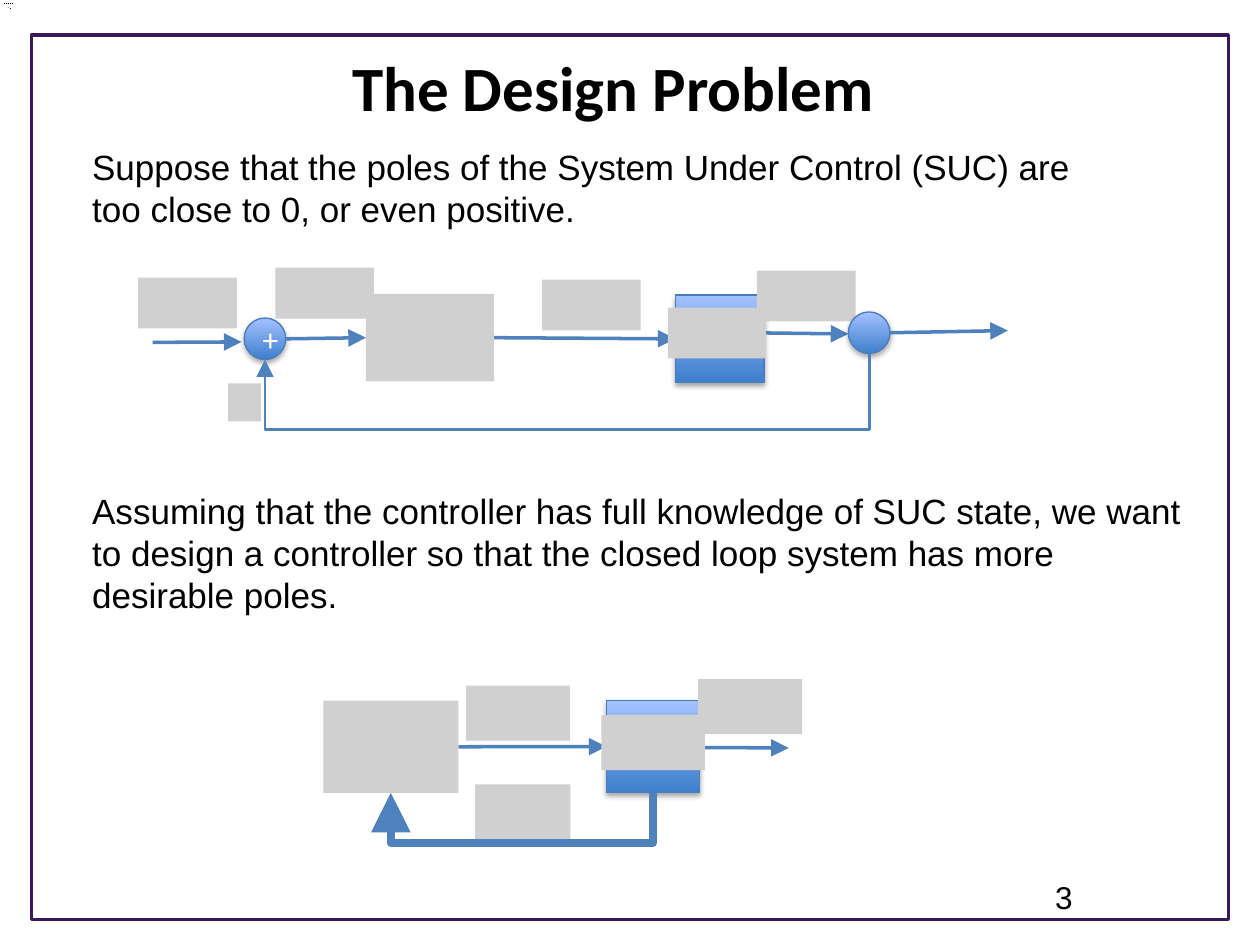
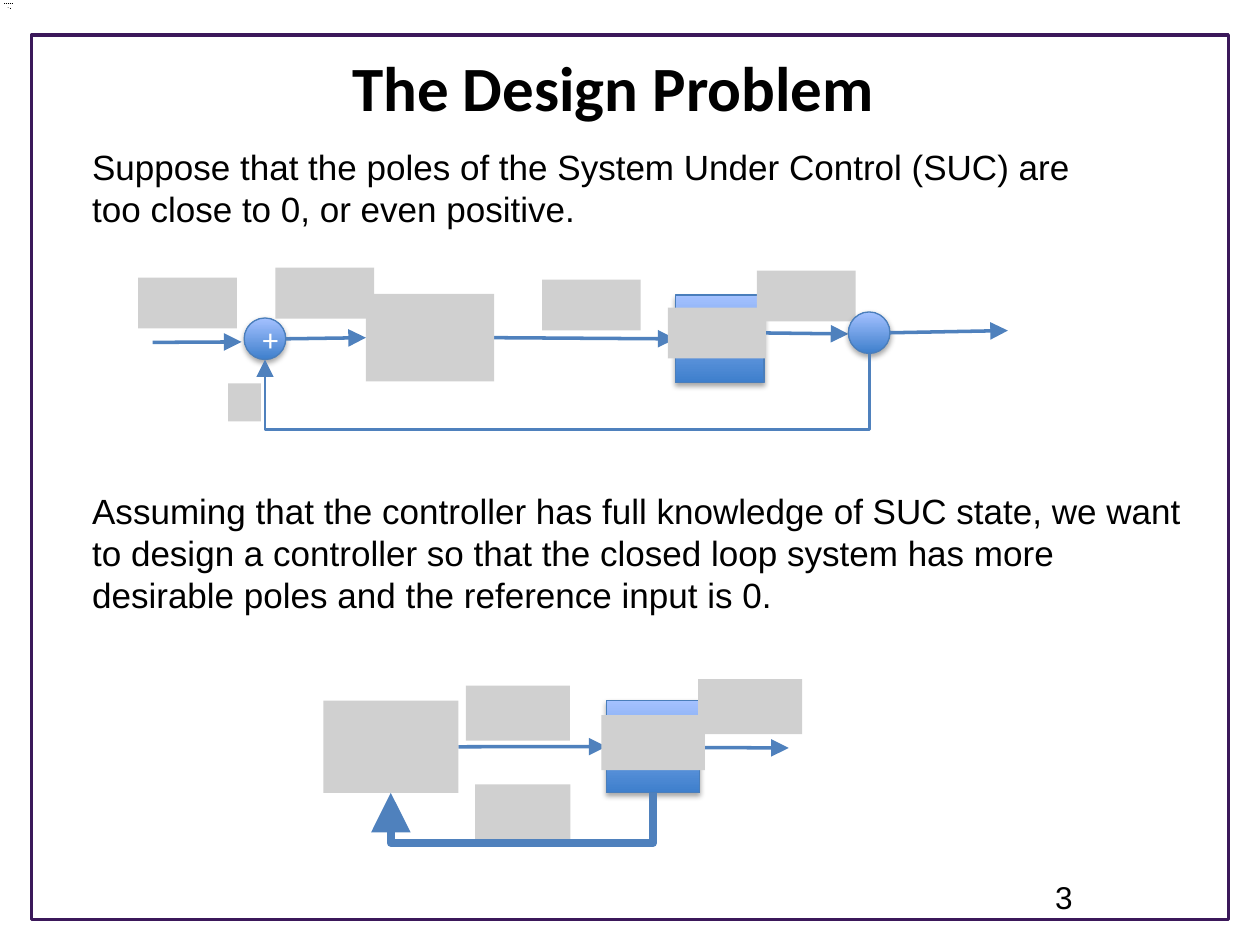
Before and after one commit to joseph-hellerstein/advanced-controls-lectures, a slide deck: slide 3 of Lecture_22-Designing-Closed-Loop-Systems/Designing-Proportional-Controllers.pptx. Drawn at 1260x945 pixels with LibreOffice and Linux fonts; fonts in the diff are those of the drawing; grey boxes stand for pictures; background and template pictures are left out. Boxes give left, top, right and bottom in pixels: in the first picture for what was removed or moved away, otherwise in the second. Text is boxed around its words. In the diff, an @@ line names an element or a change of style, - is before the commit and + after.

Commit message:
Updates

```diff
--- a/Lecture_22-Designing-Closed-Loop-Systems/Designing-Proportional-Controllers.pptx
+++ b/Lecture_22-Designing-Closed-Loop-Systems/Designing-Proportional-Controllers.pptx
@@ text at bbox=[92, 498, 1180, 615]: text changed @@
-Assuming that the controller has full knowledge of SUC state, we want to design a controller so that the closed loop system has more desirable poles.
+Assuming that the controller has full knowledge of SUC state, we want to design a controller so that the closed loop system has more desirable poles and the reference input is 0.
```
Also in this commit, not shown: 2 other slides changed.
